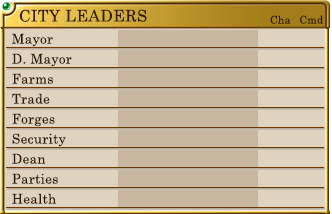
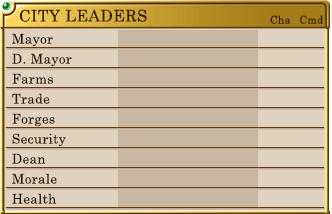
The second 332 x 214 image is a revision of the first. Changes to its layers:
renamed "Parties" to "Morale", painted on it over box(12, 173, 58, 184)
